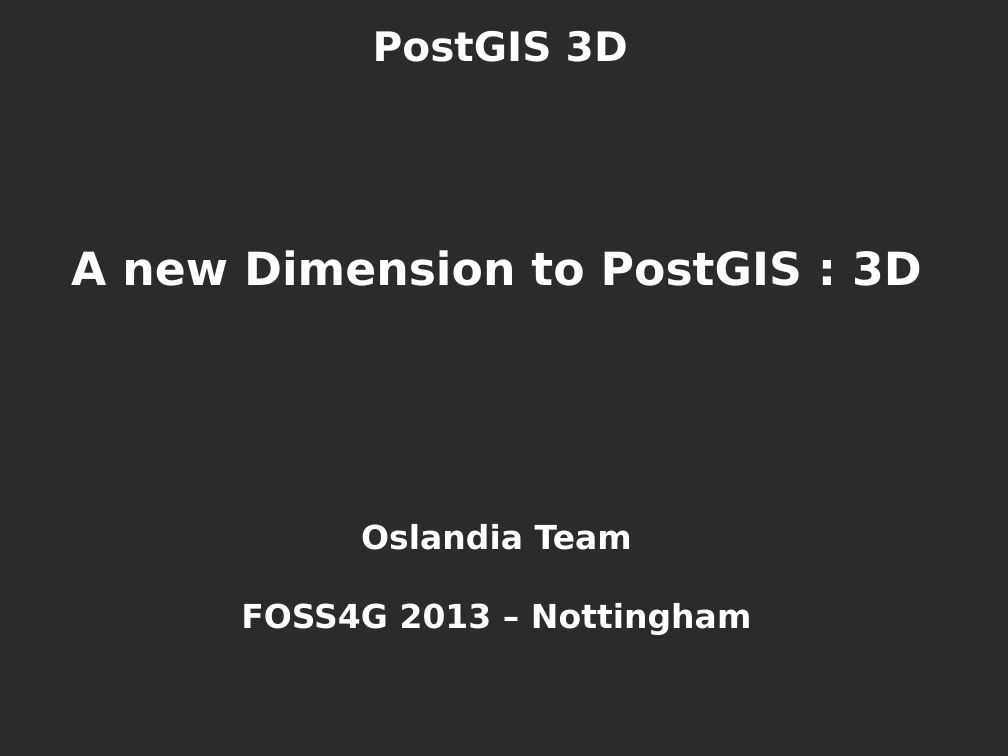
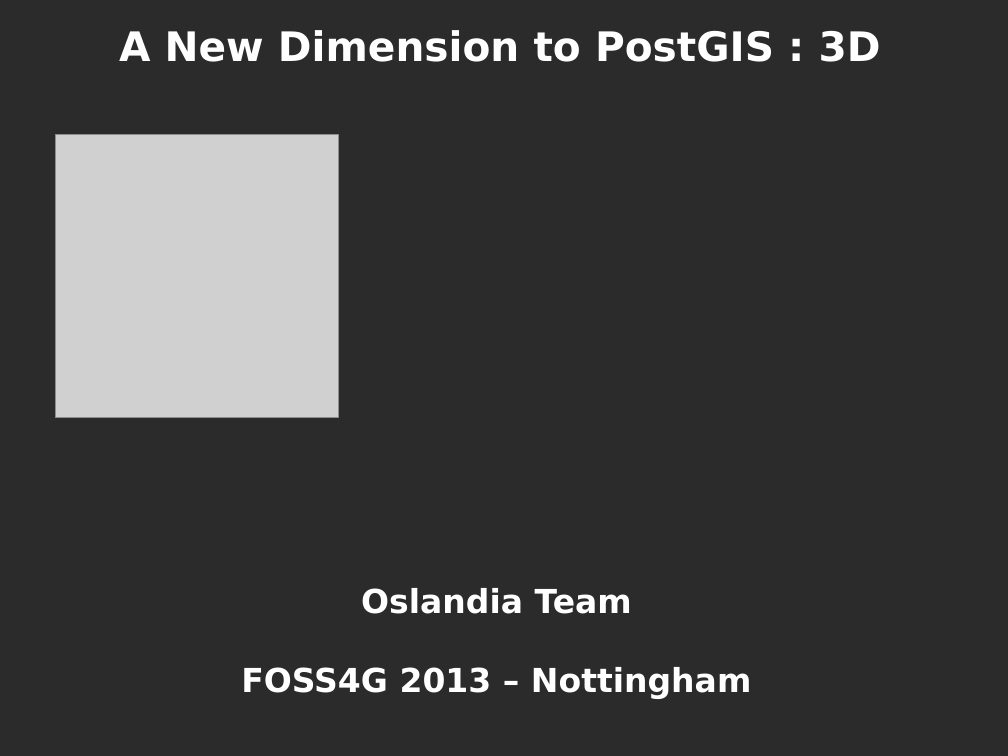
Before and after one commit to Oslandia/presentations, a slide deck: slide 1 of foss4g_2013/postgis_3d.odp. Drawn at 1008x756 pixels with LibreOffice and Linux fonts; fonts in the diff are those of the drawing; grey boxes stand for pictures; background and template pictures are left out; a plain dark background stands for a picture behind light text. Boxes give left, top, right and bottom in pixels: in the first picture for what was removed or moved away, otherwise in the second. Text is boxed around its words. In the diff, an @@ line names an element or a change of style, - is before the commit and + after.

```diff
--- a/foss4g_2013/postgis_3d.odp
+++ b/foss4g_2013/postgis_3d.odp
@@ title at <box>119,30,881,62</box>: text changed @@
-PostGIS 3D
+A New Dimension to PostGIS : 3D
@@ picture added at <box>55,134,338,418</box> @@
@@ subtitle at <box>71,250,922,286</box>: paragraph removed @@
-A new Dimension to PostGIS : 3D
@@ subtitle "Oslandia Team": place and size @@
-subtitle "Oslandia Team" at <box>71,250,922,635</box>
+subtitle "Oslandia Team" at <box>241,588,751,699</box>
```
Also in this commit, not shown: 3 other slides changed, 1 other file.
